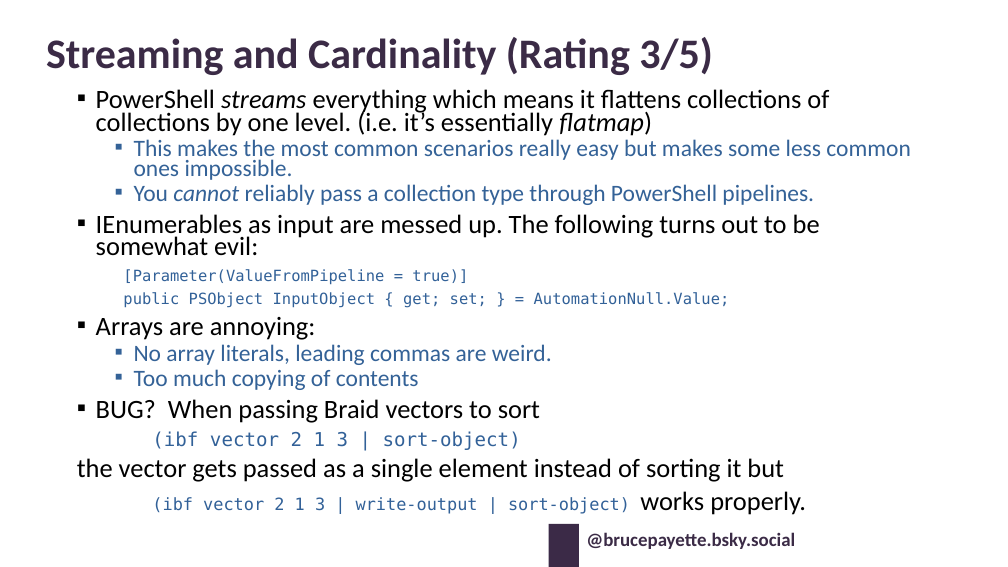
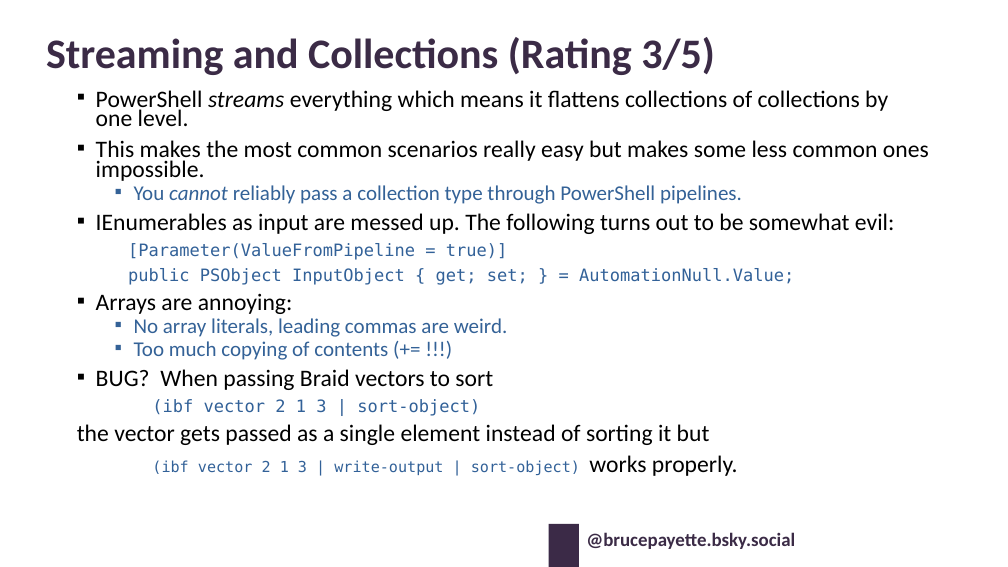
Before and after one commit to BrucePay/BraidLang, a slide deck: slide 15 of PSCONF26_Payette_Designing_PowerShell.pptx. Drawn at 1008x567 pixels with LibreOffice and Linux fonts; fonts in the diff are those of the drawing; background and template pictures are left out. Boxes give left, top, right and bottom in pixels: in the first picture for what was removed or moved away, otherwise in the second. Text is boxed around its words. In the diff, an @@ line names an element or a change of style, - is before the commit and + after.

```diff
--- a/PSCONF26_Payette_Designing_PowerShell.pptx
+++ b/PSCONF26_Payette_Designing_PowerShell.pptx
@@ title at (46,37,715,75): text changed @@
-Streaming and Cardinality (Rating 3/5)
+Streaming and Collections (Rating 3/5)
@@ text at (96,90,888,126): text changed; size 25.2 to 22.5 pt @@
-▪ PowerShell streams everything which means it flattens collections of collections by one level. (i.e. it’s essentially flatmap)
+▪ PowerShell streams everything which means it flattens collections of collections by one level.
@@ text at (77,140,929,476): size 22.4 to 22.5 pt, text colour #346297 to #000000 in "This makes the most common scenarios really ..."; size 22.4 to 20 pt in "You cannot reliably pass a collection type ...", "No array literals, leading commas are weird."; size 25.2 to 22.5 pt in "IEnumerables as input are messed up. The ...", "Arrays are annoying:", "BUG? When passing Braid vectors to sort", "the vector gets passed as a single ..." and 1 more places; size 14.7 to 16.2 pt in "[Parameter(ValueFromPipeline = true)]", "public PSObject InputObject { get; set; } ..."; size 18.2 to 16.2 pt in "(ibf vector 2 1 3 | sort-object)"; size 16.1 to 14.4 pt in "(ibf vector 2 1 3 | write-output ..."; list level 2 to 1 in "This makes the most common ..." @@
@@ text at (134,341,388,360): text changed; size 22.4 to 20 pt @@
-  ▪ Too much copying of contents
+  ▪ Too much copying of contents (+= !!!)
```
Also in this commit, not shown: 5 other slides changed, 2 other files.
